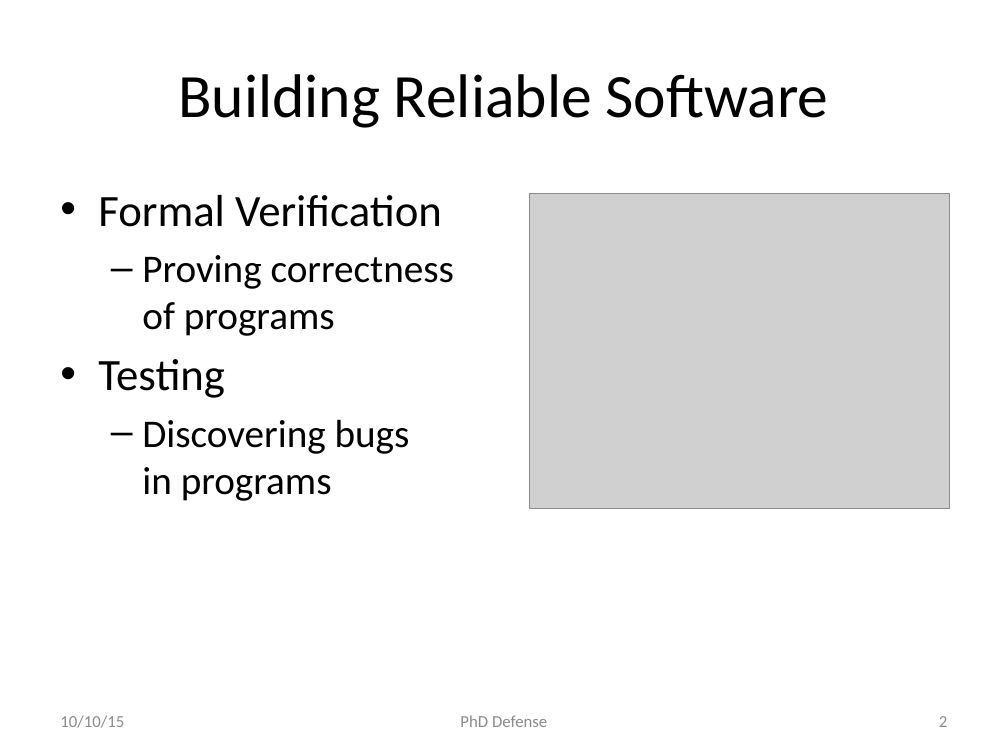
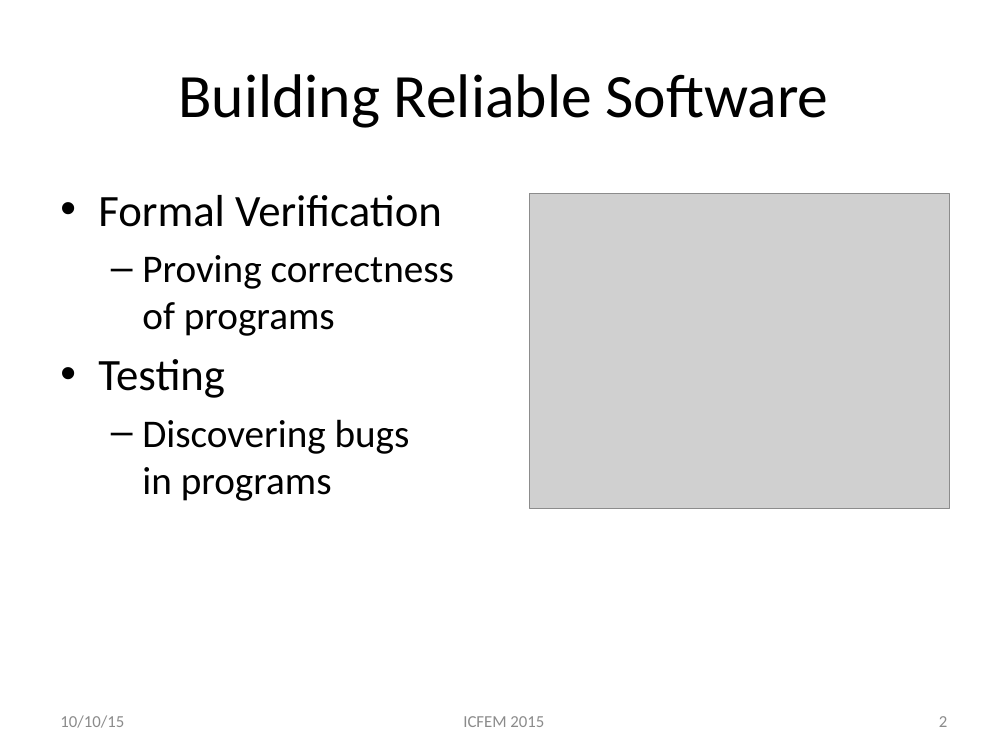
Before and after one commit to asankhaya/asankhaya.github.io, a slide deck: slide 2 of ppt/Specifying-Compatible-Sharing-in-Data-Structures.pptx. Drawn at 1008x756 pixels with LibreOffice and Linux fonts; fonts in the diff are those of the drawing; grey boxes stand for pictures. Boxes give left, top, right and bottom in pixels: in the first picture for what was removed or moved away, otherwise in the second. Text is boxed around its words. In the diff, an @@ line names an element or a change of style, - is before the commit and + after.

```diff
--- a/ppt/Specifying-Compatible-Sharing-in-Data-Structures.pptx
+++ b/ppt/Specifying-Compatible-Sharing-in-Data-Structures.pptx
@@ text at [463,716,544,727]: text changed @@
-PhD Defense
+ICFEM 2015
```
Also in this commit, not shown: 14 other slides changed.
